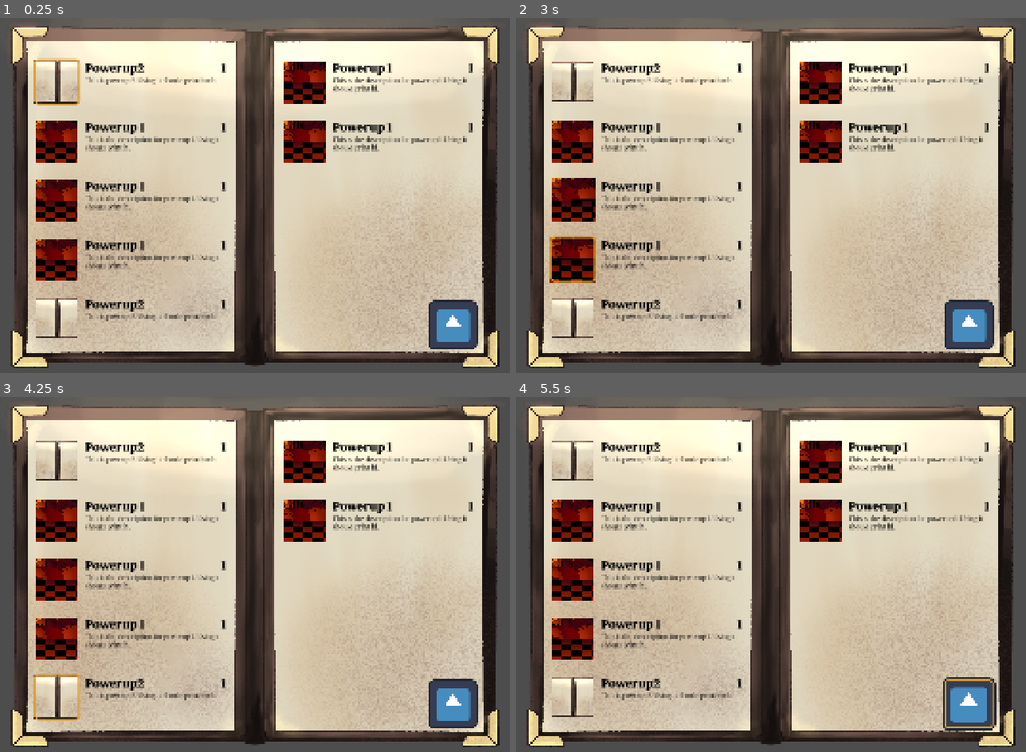
Above: before the commit, frames 1-4 (two rows, left to right).
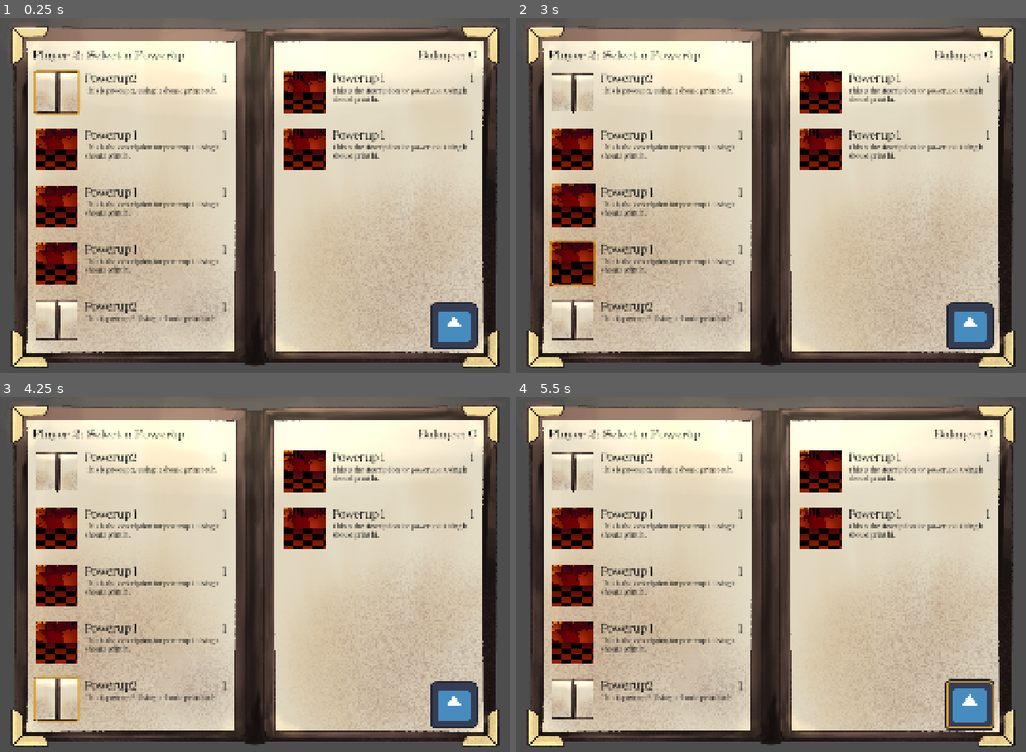
Above: after the commit, the same moments.

Repository: PixelSaver/steakbite
Game: Godot game, scene res://scenes/powerups/powerup_menu.tscn
Two runs of this game, one before a commit and one after it. Both use one fixed random seed, a clock stepped at 60 frames per second and the inputs below. This scene is started directly instead of the project's main scene. The engine's default icon, where the game draws it, is replaced by a stand-in: a white triangle on a blue panel in a dark square.
Inputs (mouse positions are in pixels of both pictures, inside the frame that each line leads up to):
- Up to frame 1 (0.25 s): no input
- Up to frame 2 (3 s): click (648, 96) at 0.52 s; click (648, 152) at 1.27 s; click (648, 209) at 2.02 s; click (648, 266) at 2.77 s
- Up to frame 3 (4.25 s): click (132, 702) at 3.5 s
- Up to frame 4 (5.5 s): click (969, 705) at 4.25 s; click (969, 705) at 5 s

The runs differ from the first frame. In frame 1, 12% of the frame differs, in the area x 6-94%, y 9-94%; in frame 2, 12%; in frame 3, 12%; in frame 4, 12%.

Commit message:
you can click on powerups

Diff:
--- a/scenes/powerups/powerup_menu.gd
+++ b/scenes/powerups/powerup_menu.gd
@@ -1,6 +1,8 @@
 extends PixelMenu
 class_name PowerupMenu
 
+@export var player_name_label: RichTextLabel
+@export var player_balance: RichTextLabel
 @export var first_focus: Control
 @export var left_side: Control
 @export var right_side: Control
@@ -13,7 +15,7 @@
 	start_anim()
 
 func start_anim() -> void:
-	_fill_powerups()
+	_fill_visuals()
 	show()
 	first_focus.grab_focus()
 	_assign_focus()
@@ -22,9 +24,17 @@
 	hide()
 	pass
 
-func _fill_powerups() -> void:
+func _fill_visuals() -> void:
+	# TODO: let players write their names
+	var player_name = "Player 1" if TurnManager.state == TurnManager.TurnState.POWERUP_ONE else "Player 2"
+	player_name_label.text = "[font_size=50]" + player_name + ": Select a Powerup"
+
+
+
 	var left_side_children = left_side.get_children()
 	var right_side_children = right_side.get_children()
+	left_side_children.pop_front()
+	right_side_children.pop_front()
 
 	var combined = left_side_children
 	combined.append_array(right_side_children)
@@ -67,6 +77,8 @@
 			left.focus_neighbor_right = left.get_path_to(continue_button)
 		right.focus_neighbor_left = right.get_path_to(left)
 
+	left_side_children.pop_front()
+	right_side_children.pop_front()
 	var combined = left_side_children
 	combined.append_array(right_side_children)
 	var last_idx = powerup_resources.size() - 1
--- a/scenes/powerups/powerup_menu.tscn
+++ b/scenes/powerups/powerup_menu.tscn
@@ -7,6 +7,7 @@
 [ext_resource type="Script" uid="uid://b1k6jju8wwgf1" path="res://standalones/powerup/powerup.gd" id="2_u25pn"]
 [ext_resource type="Script" uid="uid://by4cmd2o8bbwx" path="res://scenes/powerups/next_button.gd" id="4_3fqmn"]
 [ext_resource type="Resource" uid="uid://cfbl2wrx6wg6g" path="res://assets/powerup_resources/newTestResource.tres" id="4_b1m4a"]
+[ext_resource type="FontFile" uid="uid://d2x4vpgh7e3o6" path="res://assets/Fonts/great-victorian.standard.otf" id="6_1ypni"]
 [ext_resource type="Resource" uid="uid://fnvo2mu1puff" path="res://assets/powerup_resources/powerup2.tres" id="6_b1m4a"]
 
 [sub_resource type="StyleBoxEmpty" id="StyleBoxEmpty_7pncx"]
@@ -43,7 +44,7 @@
 corner_radius_bottom_right = 10
 corner_radius_bottom_left = 10
 
-[node name="PowerupMenu" type="Control" unique_id=1713500523 node_paths=PackedStringArray("first_focus", "left_side", "right_side", "continue_button")]
+[node name="PowerupMenu" type="Control" unique_id=1713500523 node_paths=PackedStringArray("player_name_label", "player_balance", "first_focus", "left_side", "right_side", "continue_button")]
 layout_mode = 3
 anchors_preset = 15
 anchor_right = 1.0
@@ -52,6 +53,8 @@
 grow_vertical = 2
 mouse_filter = 1
 script = ExtResource("1_2s6hi")
+player_name_label = NodePath("MarginContainer/HBoxContainer/Panel/VBoxContainer/Player Name")
+player_balance = NodePath("MarginContainer/HBoxContainer/Panel2/VBoxContainer3/Balance")
 first_focus = NodePath("MarginContainer/HBoxContainer/Panel/VBoxContainer/PowerupMenuItem")
 left_side = NodePath("MarginContainer/HBoxContainer/Panel/VBoxContainer")
 right_side = NodePath("MarginContainer/HBoxContainer/Panel2/VBoxContainer3")
@@ -78,7 +81,7 @@
 grow_horizontal = 2
 grow_vertical = 2
 theme_override_constants/margin_left = 290
-theme_override_constants/margin_top = 120
+theme_override_constants/margin_top = 90
 theme_override_constants/margin_right = 290
 theme_override_constants/margin_bottom = 80
 
@@ -103,20 +106,33 @@
 grow_vertical = 2
 theme_override_constants/separation = 10
 
+[node name="Player Name" type="RichTextLabel" parent="MarginContainer/HBoxContainer/Panel/VBoxContainer" unique_id=2130179915]
+layout_mode = 2
+theme_override_fonts/normal_font = ExtResource("6_1ypni")
+bbcode_enabled = true
+text = "[font_size=50]Player 1: Select a Powerup"
+fit_content = true
+scroll_active = false
+
 [node name="PowerupMenuItem" parent="MarginContainer/HBoxContainer/Panel/VBoxContainer" unique_id=726296963 instance=ExtResource("1_ytud3")]
 layout_mode = 2
+is_empty = false
 
 [node name="PowerupMenuItem2" parent="MarginContainer/HBoxContainer/Panel/VBoxContainer" unique_id=861183747 instance=ExtResource("1_ytud3")]
 layout_mode = 2
+is_empty = false
 
 [node name="PowerupMenuItem3" parent="MarginContainer/HBoxContainer/Panel/VBoxContainer" unique_id=72329359 instance=ExtResource("1_ytud3")]
 layout_mode = 2
+is_empty = false
 
 [node name="PowerupMenuItem4" parent="MarginContainer/HBoxContainer/Panel/VBoxContainer" unique_id=1869064438 instance=ExtResource("1_ytud3")]
 layout_mode = 2
+is_empty = false
 
 [node name="PowerupMenuItem5" parent="MarginContainer/HBoxContainer/Panel/VBoxContainer" unique_id=881111203 instance=ExtResource("1_ytud3")]
 layout_mode = 2
+is_empty = false
 
 [node name="Panel2" type="Panel" parent="MarginContainer/HBoxContainer" unique_id=928331506]
 layout_mode = 2
@@ -133,17 +149,30 @@
 grow_vertical = 2
 theme_override_constants/separation = 10
 
+[node name="Balance" type="RichTextLabel" parent="MarginContainer/HBoxContainer/Panel2/VBoxContainer3" unique_id=1150570165]
+layout_mode = 2
+theme_override_fonts/normal_font = ExtResource("6_1ypni")
+bbcode_enabled = true
+text = "[font_size=50]Balance: 0"
+fit_content = true
+scroll_active = false
+horizontal_alignment = 2
+
 [node name="PowerupMenuItem" parent="MarginContainer/HBoxContainer/Panel2/VBoxContainer3" unique_id=1577279010 instance=ExtResource("1_ytud3")]
 layout_mode = 2
+is_empty = false
 
 [node name="PowerupMenuItem2" parent="MarginContainer/HBoxContainer/Panel2/VBoxContainer3" unique_id=1624719131 instance=ExtResource("1_ytud3")]
 layout_mode = 2
+is_empty = false
 
 [node name="PowerupMenuItem3" parent="MarginContainer/HBoxContainer/Panel2/VBoxContainer3" unique_id=624455387 instance=ExtResource("1_ytud3")]
 layout_mode = 2
+is_empty = false
 
 [node name="PowerupMenuItem4" parent="MarginContainer/HBoxContainer/Panel2/VBoxContainer3" unique_id=290449159 instance=ExtResource("1_ytud3")]
 layout_mode = 2
+is_empty = false
 
 [node name="Panel" type="Panel" parent="MarginContainer/HBoxContainer/Panel2/VBoxContainer3" unique_id=1911362908]
 layout_mode = 2
--- a/scenes/powerups/powerup_menu_item.gd
+++ b/scenes/powerups/powerup_menu_item.gd
@@ -10,18 +10,26 @@
 @export var cost_label: RichTextLabel
 @export var description_label: RichTextLabel
 
+var resource: Powerup
 var t: Tween
 
 func _ready() -> void:
 	self.focus_entered.connect(_set_focus.bind(true))
 	self.focus_exited.connect(_set_focus.bind(false))
 	icon_container.pivot_offset_ratio = Vector2(0.5, 0.5)
+	self.pressed.connect(_use)
 
-func set_visuals(resource: Powerup) -> void:
-	power_icon.texture = resource.texture
-	power_name.text = "[font_size=35]" + resource.name
-	cost_label.text = "[font_size=35]" + str(resource.cost)
-	description_label.text = "[font_size=20]" + resource.description
+func _use() -> void:
+	var is_player_one = true if TurnManager.state == TurnManager.TurnState.POWERUP_ONE else false
+	resource.apply(is_player_one)
+	pass
+
+func set_visuals(_resource: Powerup) -> void:
+	self.resource = _resource
+	power_icon.texture = _resource.texture
+	power_name.text = "[font_size=35]" + _resource.name
+	cost_label.text = "[font_size=35]" + str(_resource.cost)
+	description_label.text = "[font_size=20]" + _resource.description
 
 func set_empty() -> void:
 	is_empty = true
--- a/scenes/powerups/powerup_menu_item.tscn
+++ b/scenes/powerups/powerup_menu_item.tscn
@@ -2,7 +2,7 @@
 
 [ext_resource type="Script" uid="uid://c0sek4b7g6v26" path="res://scenes/powerups/powerup_menu_item.gd" id="1_7pncx"]
 [ext_resource type="Texture2D" uid="uid://b2oese3sm7bus" path="res://assets/icon.svg" id="1_kums3"]
-[ext_resource type="FontFile" uid="uid://dvuonm3c2y5p5" path="res://assets/Fonts/just-serif.extra-bold.otf" id="3_11dd4"]
+[ext_resource type="FontFile" uid="uid://by06swwyt2clv" path="res://assets/Fonts/just-serif.regular.otf" id="3_of63m"]
 
 [sub_resource type="StyleBoxEmpty" id="StyleBoxEmpty_l4062"]
 
@@ -35,6 +35,7 @@
 size_flags_horizontal = 3
 size_flags_vertical = 3
 script = ExtResource("1_7pncx")
+is_empty = null
 outline = NodePath("Panel/MarginContainer/HBoxContainer/AspectRatioContainer/Highlight")
 icon_container = NodePath("Panel/MarginContainer/HBoxContainer/AspectRatioContainer")
 power_icon = NodePath("Panel/MarginContainer/HBoxContainer/AspectRatioContainer/TextureRect")
@@ -99,7 +100,7 @@
 layout_mode = 2
 size_flags_horizontal = 3
 mouse_filter = 1
-theme_override_fonts/normal_font = ExtResource("3_11dd4")
+theme_override_fonts/normal_font = ExtResource("3_of63m")
 bbcode_enabled = true
 text = "[font_size=35]Powerup Name"
 fit_content = true
@@ -109,7 +110,7 @@
 [node name="Cost" type="RichTextLabel" parent="Panel/MarginContainer/HBoxContainer/VBoxContainer/HBoxContainer" unique_id=266834357]
 layout_mode = 2
 mouse_filter = 1
-theme_override_fonts/normal_font = ExtResource("3_11dd4")
+theme_override_fonts/normal_font = ExtResource("3_of63m")
 bbcode_enabled = true
 text = "[font_size=35]Cost: 1"
 fit_content = true
@@ -122,6 +123,6 @@
 size_flags_vertical = 3
 mouse_filter = 1
 bbcode_enabled = true
-text = "[font_size=20][b]This is a powerup description. Here is another sentence to see how a multi line description would look in this font."
+text = "[font_size=20]This is a powerup description. Here is another sentence to see how a multi line description would look in this font."
 scroll_active = false
 autowrap_mode = 2
--- a/standalones/powerup/powerup.gd
+++ b/standalones/powerup/powerup.gd
@@ -8,5 +8,5 @@
 @export var texture: Texture2D
 
 
-func apply(_target_player_id: int) -> void:
+func apply(_is_player_one: bool) -> void:
 	pass
--- a/standalones/powerup/test_powerup.gd
+++ b/standalones/powerup/test_powerup.gd
@@ -1,5 +1,5 @@
 extends Powerup
 class_name TestPowerup
 
-func apply(_target_player_id: int) -> void:
+func apply(_is_player_one: bool) -> void:
 	print("Hi")
--- a/standalones/powerup/test_powerup2.gd
+++ b/standalones/powerup/test_powerup2.gd
@@ -1,5 +1,5 @@
 extends Powerup
 class_name TestPowerup2
 
-func apply(_target_player_id: int) -> void:
+func apply(_is_player_one: bool) -> void:
 	print("Bruh")
Not shown, added: scenes/powerups/powerup_menu.tscn6989977604.tmp
Not shown, added: scenes/powerups/powerup_menu.tscn6996913147.tmp
